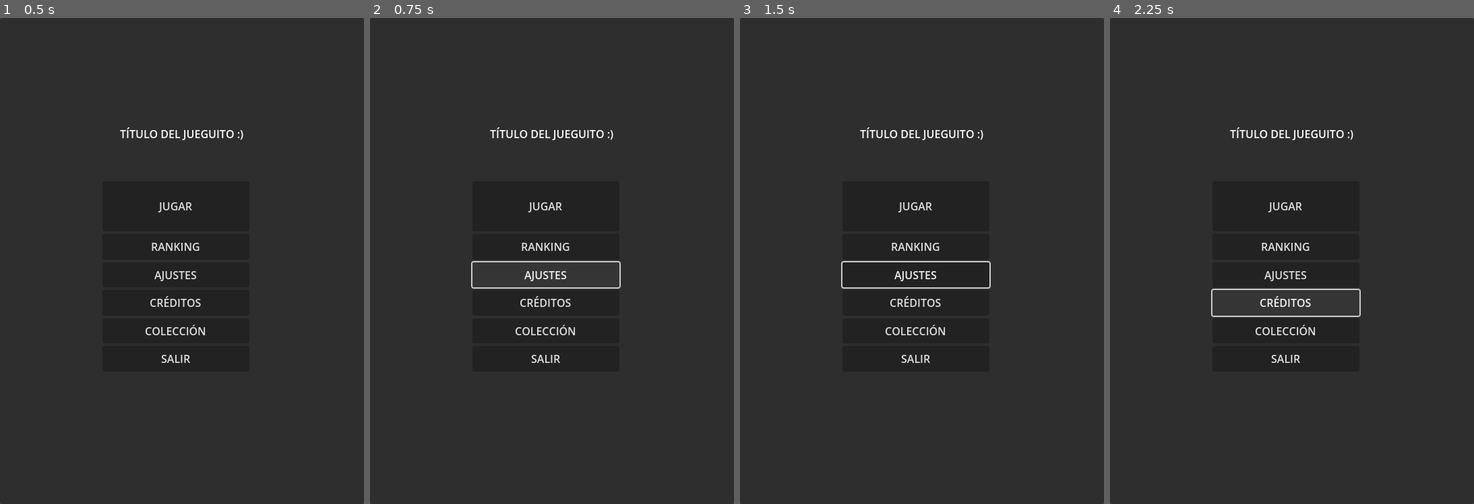
Above: before the commit, frames 1-4 (left to right).
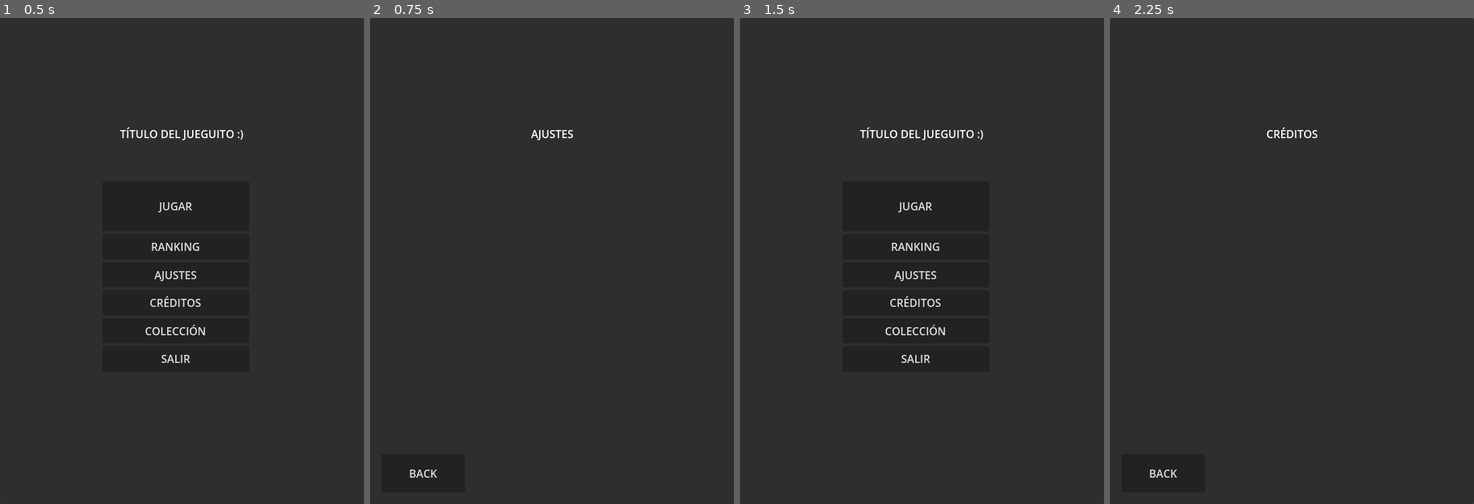
Above: after the commit, the same moments.

Repository: Beltenebr0s/LevelUpGameJam2025
Game: Godot game, scene res://scenes/menus/main_menu.tscn
Two runs of this game, one before a commit and one after it. Both use one fixed random seed, a clock stepped at 60 frames per second and the inputs below.
Inputs (mouse positions are in pixels of both pictures, inside the frame that each line leads up to):
- Up to frame 1 (0.5 s): no input
- Up to frame 2 (0.75 s): click "AJUSTES" at 0.5 s
- Up to frame 3 (1.5 s): click (794, 474) at 1.25 s, where only the run after the commit has a clickable "BACK"
- Up to frame 4 (2.25 s): click "CRÉDITOS" at 2 s

Frame 1 is identical in both runs. In frame 2, 1.3% of the frame differs, in the area x 10-69%, y 22-95%; in frame 3, 0.3%; in frame 4, 1.3%.

Commit message:
Ya están el resto de menús desnuditos.

Diff:
--- /dev/null
+++ b/scenes/menus/collection_menu.tscn
@@ -0,0 +1,48 @@
+[gd_scene load_steps=2 format=3 uid="uid://c3rc43t61briw"]
+
+[ext_resource type="Script" uid="uid://dk6qgiud5ogi5" path="res://addons/navigationbutton/nav_btn.gd" id="1_pmeyo"]
+
+[node name="RankingMenu" type="Control"]
+layout_mode = 3
+anchors_preset = 15
+anchor_right = 1.0
+anchor_bottom = 1.0
+grow_horizontal = 2
+grow_vertical = 2
+
+[node name="Background" type="Panel" parent="."]
+layout_mode = 1
+anchors_preset = 15
+anchor_right = 1.0
+anchor_bottom = 1.0
+grow_horizontal = 2
+grow_vertical = 2
+
+[node name="Title" type="Label" parent="."]
+layout_mode = 1
+anchors_preset = 5
+anchor_left = 0.5
+anchor_right = 0.5
+offset_left = -260.0
+offset_top = 100.0
+offset_right = 261.0
+offset_bottom = 244.0
+grow_horizontal = 2
+text = "COLECCIÓN"
+horizontal_alignment = 1
+vertical_alignment = 1
+
+[node name="NavigationButton" type="Button" parent="."]
+layout_mode = 1
+anchors_preset = 2
+anchor_top = 1.0
+anchor_bottom = 1.0
+offset_left = 17.0
+offset_top = -74.0
+offset_right = 141.0
+offset_bottom = -17.0
+grow_vertical = 0
+text = "BACK"
+script = ExtResource("1_pmeyo")
+next_scene_path = "res://scenes/menus/main_menu.tscn"
+metadata/_custom_type_script = "uid://dk6qgiud5ogi5"
--- /dev/null
+++ b/scenes/menus/credits_menu.tscn
@@ -0,0 +1,48 @@
+[gd_scene load_steps=2 format=3 uid="uid://dytwwjwue0hul"]
+
+[ext_resource type="Script" uid="uid://dk6qgiud5ogi5" path="res://addons/navigationbutton/nav_btn.gd" id="1_fdc8g"]
+
+[node name="RankingMenu" type="Control"]
+layout_mode = 3
+anchors_preset = 15
+anchor_right = 1.0
+anchor_bottom = 1.0
+grow_horizontal = 2
+grow_vertical = 2
+
+[node name="Background" type="Panel" parent="."]
+layout_mode = 1
+anchors_preset = 15
+anchor_right = 1.0
+anchor_bottom = 1.0
+grow_horizontal = 2
+grow_vertical = 2
+
+[node name="Title" type="Label" parent="."]
+layout_mode = 1
+anchors_preset = 5
+anchor_left = 0.5
+anchor_right = 0.5
+offset_left = -260.0
+offset_top = 100.0
+offset_right = 261.0
+offset_bottom = 244.0
+grow_horizontal = 2
+text = "CRÉDITOS"
+horizontal_alignment = 1
+vertical_alignment = 1
+
+[node name="NavigationButton" type="Button" parent="."]
+layout_mode = 1
+anchors_preset = 2
+anchor_top = 1.0
+anchor_bottom = 1.0
+offset_left = 17.0
+offset_top = -74.0
+offset_right = 141.0
+offset_bottom = -17.0
+grow_vertical = 0
+text = "BACK"
+script = ExtResource("1_fdc8g")
+next_scene_path = "res://scenes/menus/main_menu.tscn"
+metadata/_custom_type_script = "uid://dk6qgiud5ogi5"
--- a/scenes/menus/main_menu.tscn
+++ b/scenes/menus/main_menu.tscn
@@ -51,7 +51,6 @@
 size_flags_stretch_ratio = 2.0
 text = "JUGAR"
 script = ExtResource("1_l6cm7")
-next_scene_path = null
 metadata/_custom_type_script = "uid://dk6qgiud5ogi5"
 
 [node name="Ranking" type="Button" parent="Botones"]
@@ -67,7 +66,7 @@
 size_flags_vertical = 3
 text = "AJUSTES"
 script = ExtResource("1_l6cm7")
-next_scene_path = null
+next_scene_path = "res://scenes/menus/settings_menu.tscn"
 metadata/_custom_type_script = "uid://dk6qgiud5ogi5"
 
 [node name="Creditos" type="Button" parent="Botones"]
@@ -75,7 +74,7 @@
 size_flags_vertical = 3
 text = "CRÉDITOS"
 script = ExtResource("1_l6cm7")
-next_scene_path = null
+next_scene_path = "res://scenes/menus/credits_menu.tscn"
 metadata/_custom_type_script = "uid://dk6qgiud5ogi5"
 
 [node name="Coleccion" type="Button" parent="Botones"]
@@ -83,7 +82,7 @@
 size_flags_vertical = 3
 text = "COLECCIÓN"
 script = ExtResource("1_l6cm7")
-next_scene_path = null
+next_scene_path = "res://scenes/menus/collection_menu.tscn"
 metadata/_custom_type_script = "uid://dk6qgiud5ogi5"
 
 [node name="Salir" type="Button" parent="Botones"]
@@ -91,5 +90,4 @@
 size_flags_vertical = 3
 text = "SALIR"
 script = ExtResource("1_l6cm7")
-next_scene_path = null
 metadata/_custom_type_script = "uid://dk6qgiud5ogi5"
--- /dev/null
+++ b/scenes/menus/settings_menu.tscn
@@ -0,0 +1,48 @@
+[gd_scene load_steps=2 format=3 uid="uid://boqjwieb36yip"]
+
+[ext_resource type="Script" uid="uid://dk6qgiud5ogi5" path="res://addons/navigationbutton/nav_btn.gd" id="1_hayap"]
+
+[node name="RankingMenu" type="Control"]
+layout_mode = 3
+anchors_preset = 15
+anchor_right = 1.0
+anchor_bottom = 1.0
+grow_horizontal = 2
+grow_vertical = 2
+
+[node name="Background" type="Panel" parent="."]
+layout_mode = 1
+anchors_preset = 15
+anchor_right = 1.0
+anchor_bottom = 1.0
+grow_horizontal = 2
+grow_vertical = 2
+
+[node name="Title" type="Label" parent="."]
+layout_mode = 1
+anchors_preset = 5
+anchor_left = 0.5
+anchor_right = 0.5
+offset_left = -260.0
+offset_top = 100.0
+offset_right = 261.0
+offset_bottom = 244.0
+grow_horizontal = 2
+text = "AJUSTES"
+horizontal_alignment = 1
+vertical_alignment = 1
+
+[node name="NavigationButton" type="Button" parent="."]
+layout_mode = 1
+anchors_preset = 2
+anchor_top = 1.0
+anchor_bottom = 1.0
+offset_left = 17.0
+offset_top = -74.0
+offset_right = 141.0
+offset_bottom = -17.0
+grow_vertical = 0
+text = "BACK"
+script = ExtResource("1_hayap")
+next_scene_path = "res://scenes/menus/main_menu.tscn"
+metadata/_custom_type_script = "uid://dk6qgiud5ogi5"
